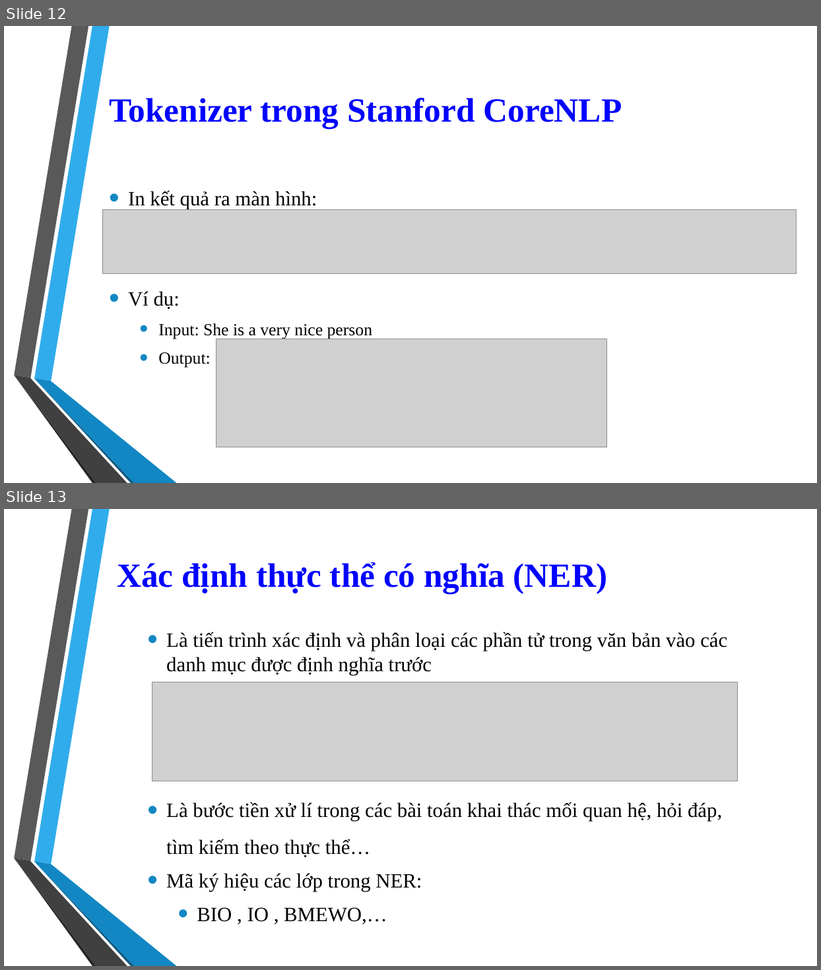
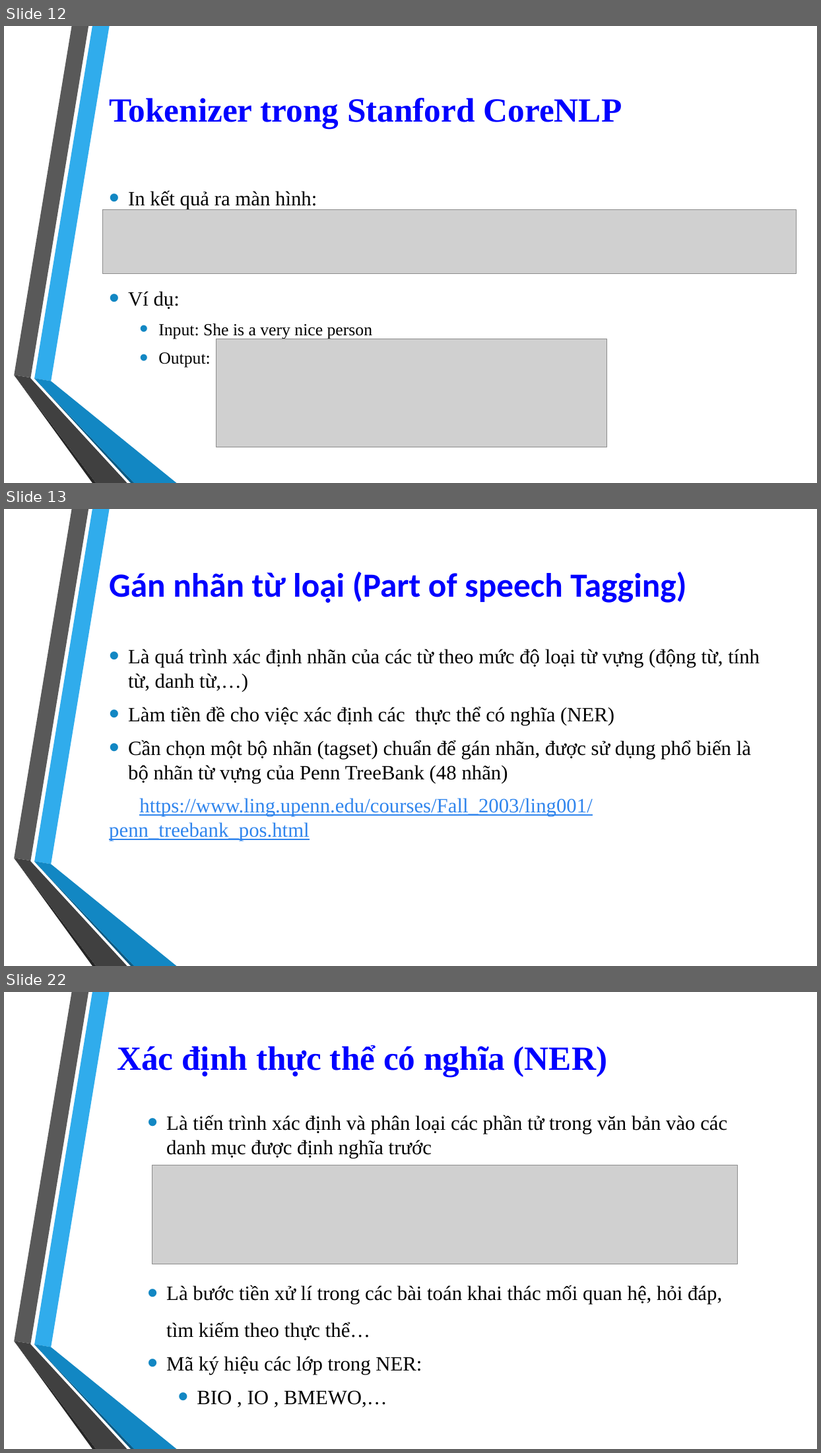
Before and after one commit to 1412520/TextMining, a slide deck: Seminar/Stanford_CoreNLP.pptx. Shown one above the other, each under a label of ours: slides 12 and 13 before the commit, slides 12, 13 and 22 after it; the slides between them are not shown. The pictures are 821x970 and 821x1453 pixels, drawn with LibreOffice and Linux fonts; fonts in the diff are those of the drawing; grey boxes stand for pictures; background and template pictures are left out. Boxes give left, top, right and bottom in pixels: in the first picture for what was removed or moved away, otherwise in the second. Text is boxed around its words. In the diff, an @@ line names an element or a change of style, - is before the commit and + after.

```diff
--- a/Seminar/Stanford_CoreNLP.pptx
+++ b/Seminar/Stanford_CoreNLP.pptx
@@ slide 13 added at (4,509,817,966), background picture (left out); not listed: 6 template elements that a slide beside it also shows @@
@@ title added at (109,572,686,603), 40 pt, text #0000FF, bold @@
+Gán nhãn từ loại (Part of speech Tagging)
@@ text added at (109,649,760,841), 24 pt, text #000000 @@
+• Là quá trình xác định nhãn của các từ theo mức độ loại từ vựng (động từ, tính từ, danh từ,…)
+• Làm tiền đề cho việc xác định các thực thể có nghĩa (NER)
+• Cần chọn một bộ nhãn (tagset) chuẩn để gán nhãn, được sử dụng phổ biến là bộ nhãn từ vựng của Penn TreeBank (48 nhãn)
+https://www.ling.upenn.edu/courses/Fall_2003/ling001/penn_treebank_pos.html
@@ what was slide 13 is now slide 22 @@
```
Also in this commit, not shown: 1 slide changed, 8 other slides added, 2 other files.
